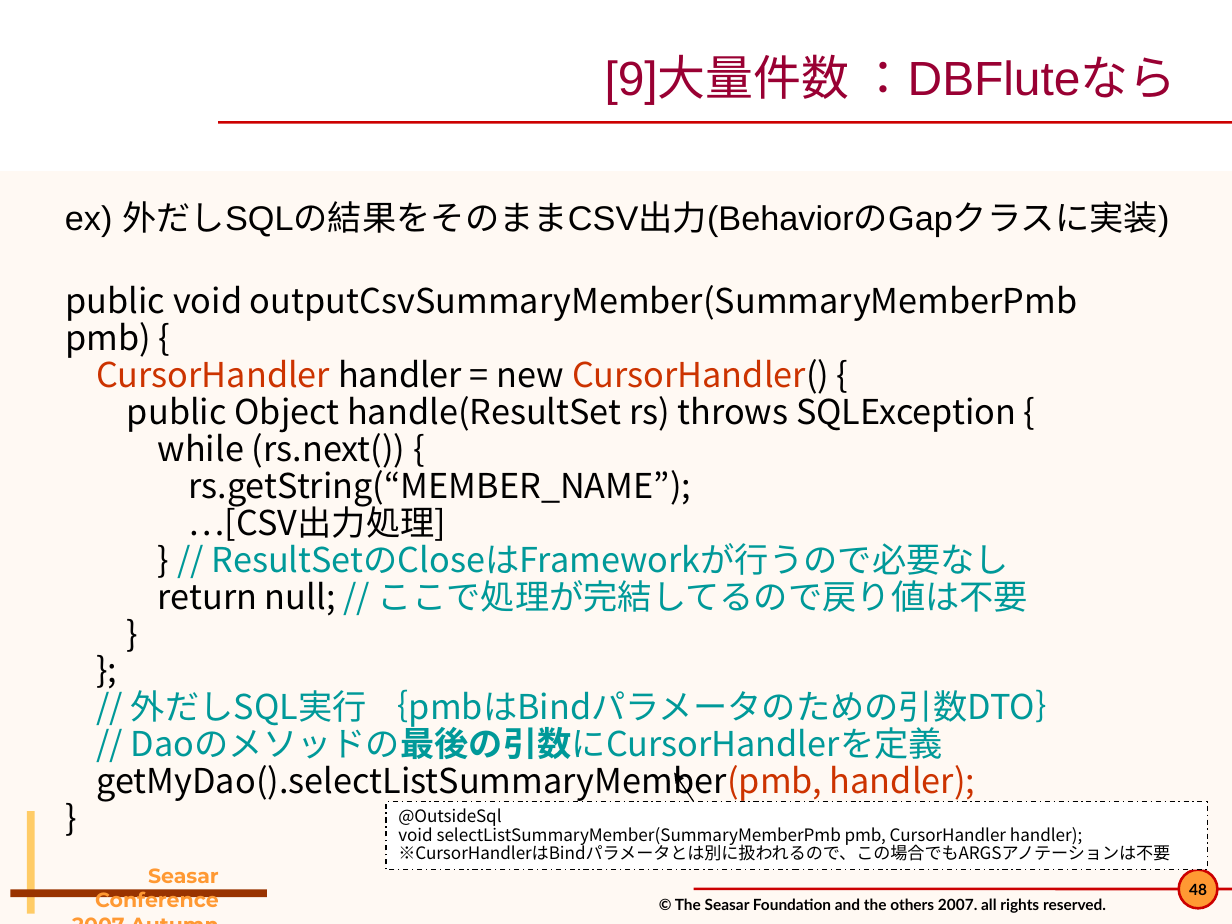
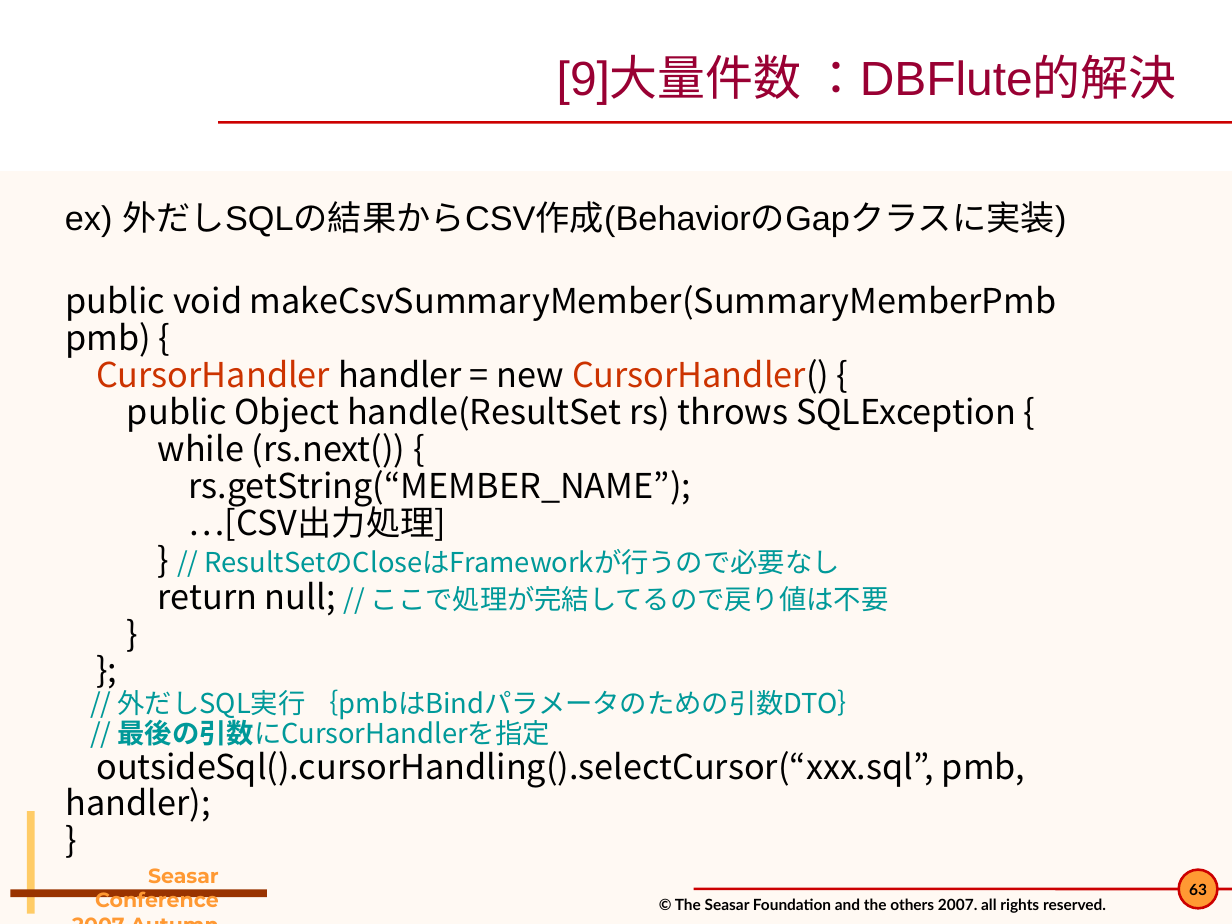
Before and after one commit to seasarorg/dbflute, a slide deck: slide 63 of dbflute/etc/doc/pres/sc2007a_2-DBFlute.ppt (slide 48 before the commit). Drawn at 1232x924 pixels with LibreOffice and Linux fonts; fonts in the diff are those of the drawing; background and template pictures are left out. Boxes give left, top, right and bottom in pixels: in the first picture for what was removed or moved away, otherwise in the second. Text is boxed around its words. In the diff, an @@ line names an element or a change of style, - is before the commit and + after.

Commit message:
OutsideSqlNotFoundException

```diff
--- a/dbflute/etc/doc/pres/sc2007a_2-DBFlute.ppt
+++ b/dbflute/etc/doc/pres/sc2007a_2-DBFlute.ppt
@@ title at [557,54,1176,104]: text changed @@
-[9]大量件数 ：DBFluteなら
+[9]大量件数 ：DBFlute的解決
@@ text at [65,201,1066,237]: text changed @@
-ex) 外だしSQLの結果をそのままCSV出力(BehaviorのGapクラスに実装)
+ex) 外だしSQLの結果からCSV作成(BehaviorのGapクラスに実装)
@@ text at [66,285,1056,358]: text changed @@
-public void outputCsvSummaryMember(SummaryMemberPmb pmb) {
+public void makeCsvSummaryMember(SummaryMemberPmb pmb) {
@@ text at [118,549,888,721]: size 20 to 16 pt in "// ResultSetのCloseはFrameworkが行うので必要なし", "// ここで処理が完結してるので戻り値は不要", "// 外だしSQL実行 ｛pmbはBindパラメータのための引数DTO｝" @@
@@ text at [66,716,1025,822]: text changed @@
-// Daoのメソッドの最後の引数にCursorHandlerを定義
-getMyDao().selectListSummaryMember(pmb, handler);
+// 最後の引数にCursorHandlerを指定
+outsideSql().cursorHandling().selectCursor(“xxx.sql”, pmb, handler);
@@ arrow removed from (694, 802) to (674, 772) @@
@@ rectangle removed at [386,802,1207,870] @@
-@OutsideSql
-void selectListSummaryMember(SummaryMemberPmb pmb, CursorHandler handler);
-※CursorHandlerはBindパラメータとは別に扱われるので、この場合でもARGSアノテーションは不要
@@ page number at [1189,883,1207,895]: text changed @@
-48
+63
```
Also in this commit, not shown: 28 other slides changed, 15 slides added, 1 slide removed, 15 other files.
